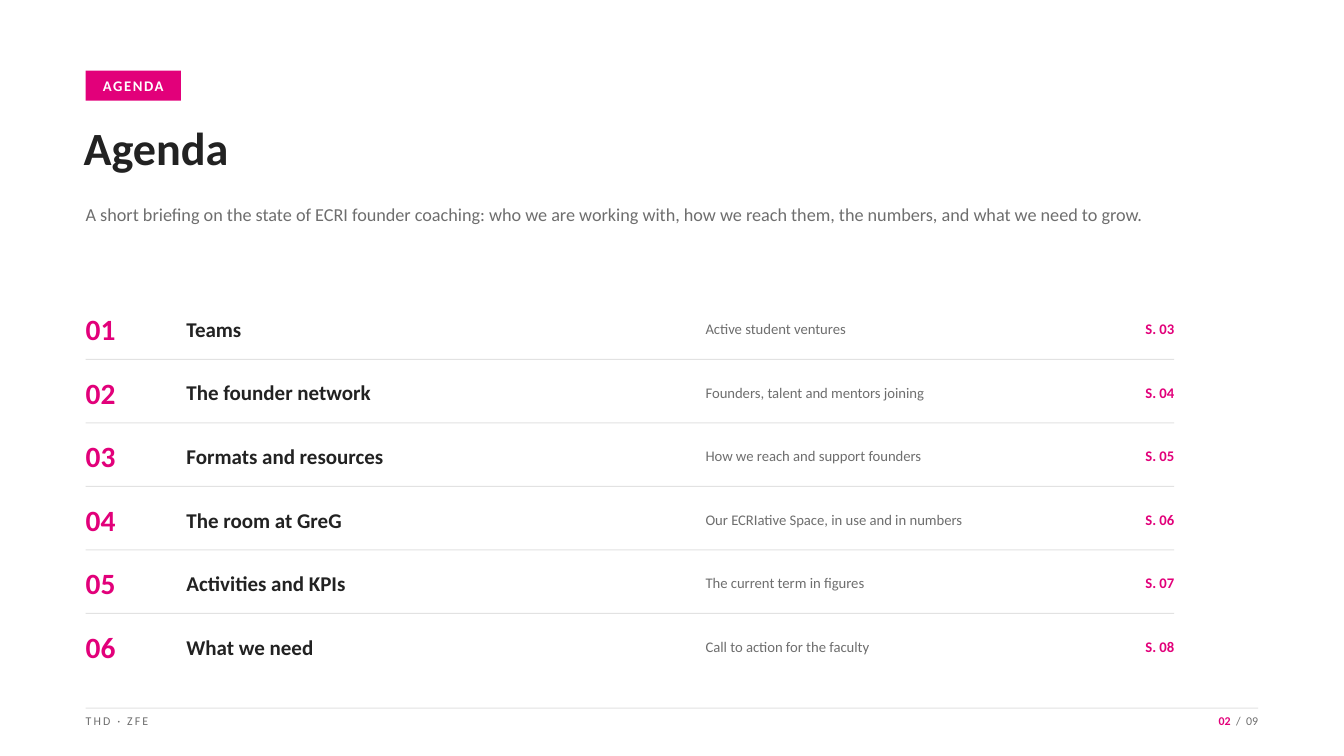
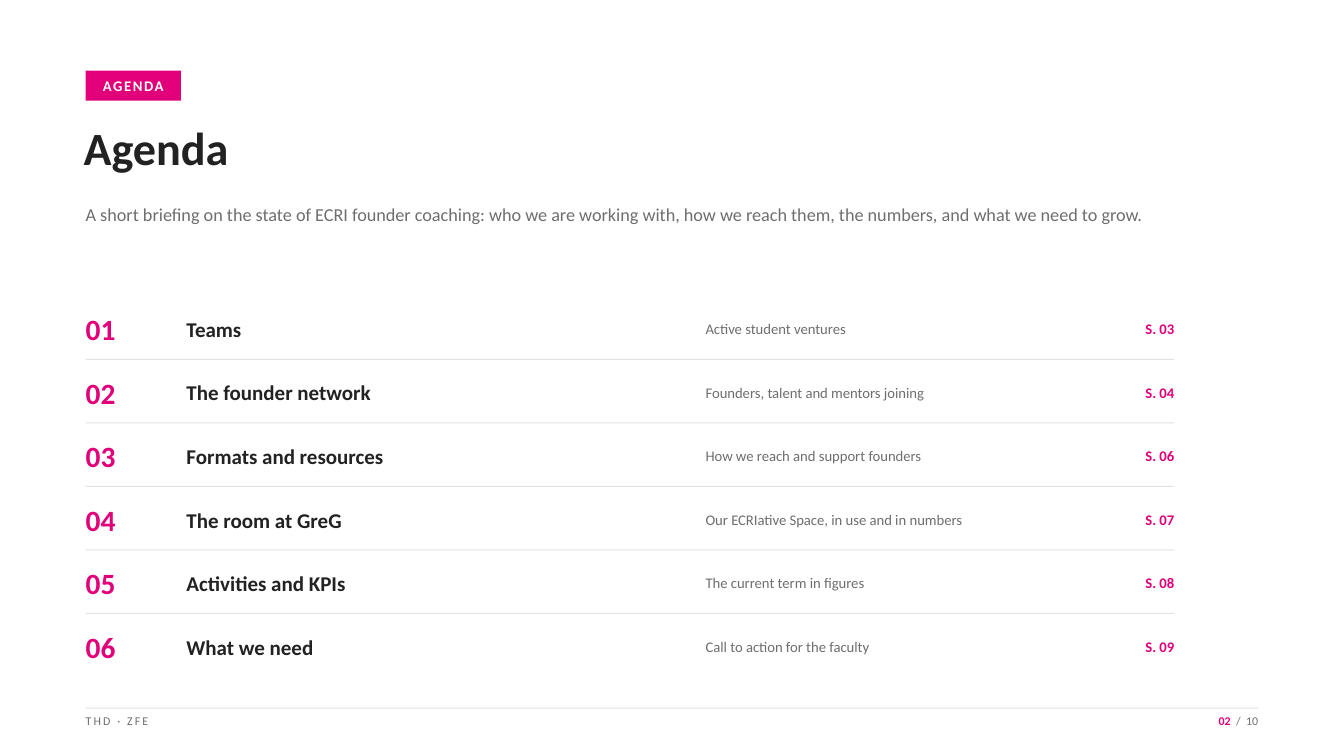
Before and after one commit to MohdAbuRezeq/angrybirds, a slide deck: slide 2 of presentation/ECRI_Faculty_Board_Briefing_ZfE.pptx. Drawn at 1344x756 pixels with LibreOffice and Linux fonts; fonts in the diff are those of the drawing. Boxes give left, top, right and bottom in pixels: in the first picture for what was removed or moved away, otherwise in the second. Text is boxed around its words. In the diff, an @@ line names an element or a change of style, - is before the commit and + after.

```diff
--- a/presentation/ECRI_Faculty_Board_Briefing_ZfE.pptx
+++ b/presentation/ECRI_Faculty_Board_Briefing_ZfE.pptx
@@ text at [1145, 451, 1174, 461]: text changed @@
-S. 05
+S. 06
@@ text at [1145, 515, 1174, 525]: text changed @@
-S. 06
+S. 07
@@ text at [1145, 578, 1174, 588]: text changed @@
-S. 07
+S. 08
@@ text at [1145, 642, 1174, 652]: text changed @@
-S. 08
+S. 09
@@ text at [1219, 717, 1258, 725]: text changed @@
-02 / 09
+02 / 10
```
Also in this commit, not shown: 8 other slides changed, 1 slide added, 1 other file.
